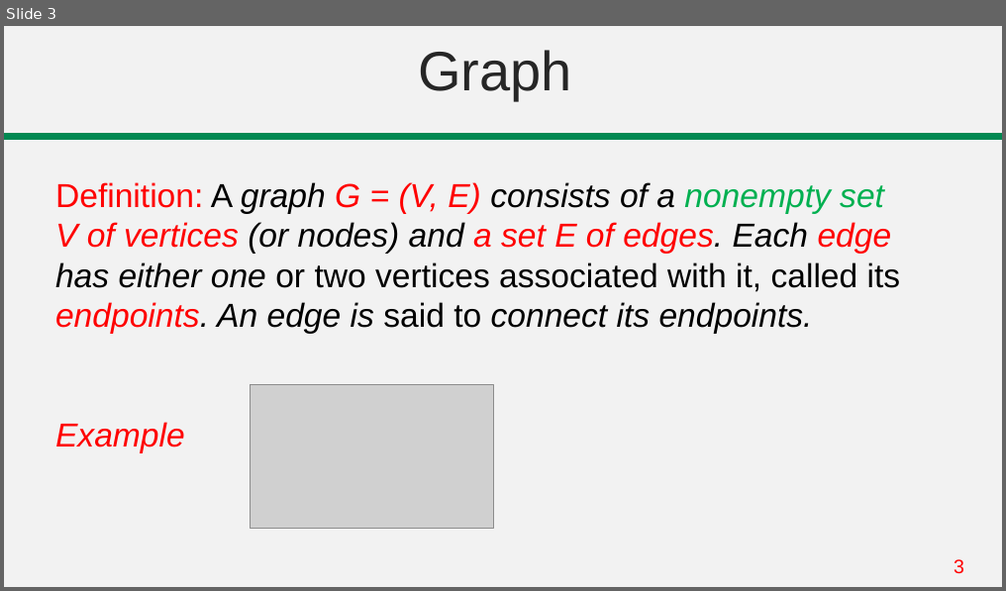
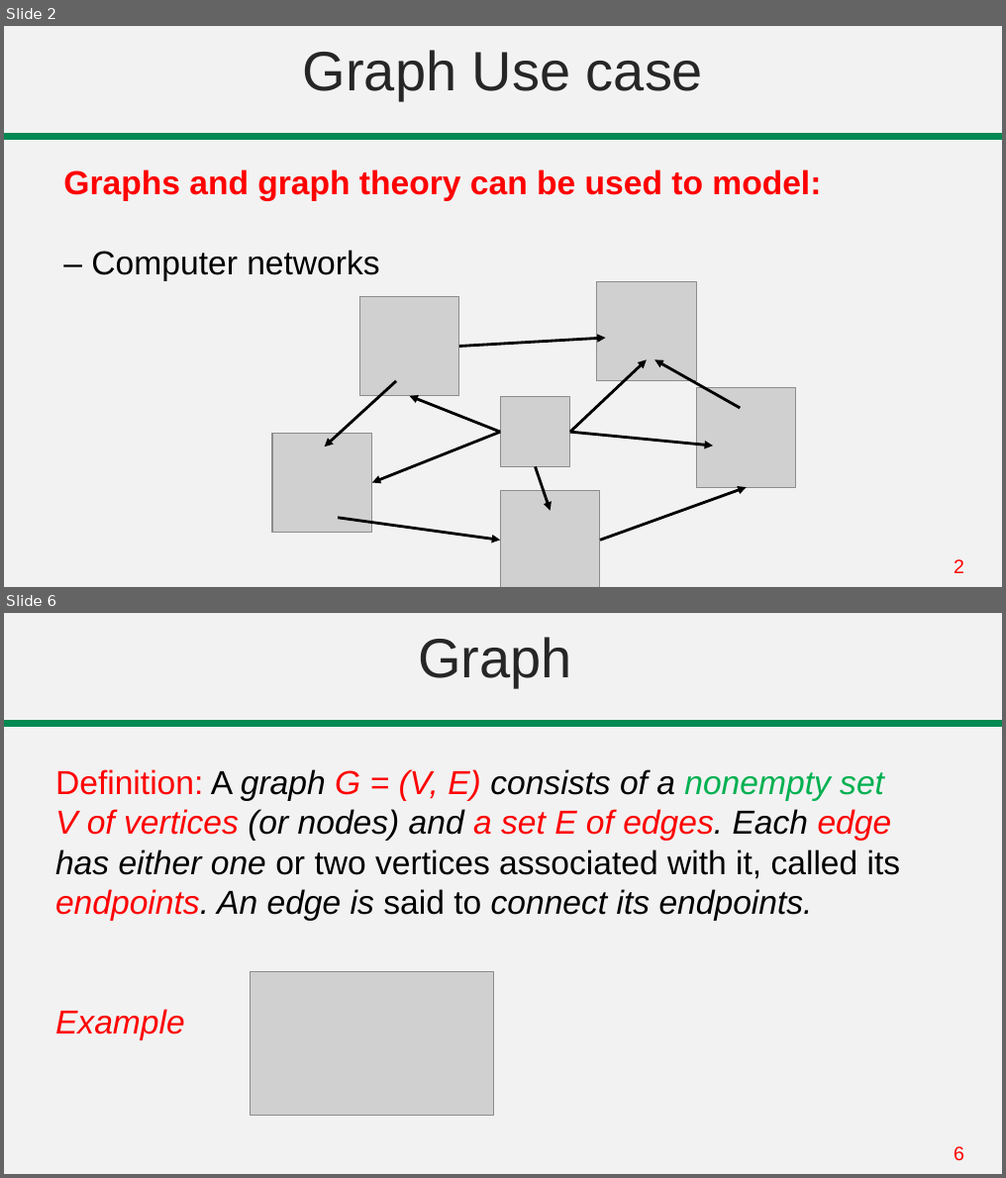
Before and after one commit to abrarhasan3/Green-Uni-All-Academic-Content, a slide deck: CSE 101 Discrete Mathematics/Lecture 26-30 Graph Tree.pptx. Shown one above the other, each under a label of ours: slide 3 before the commit, slides 2 and 6 after it; the slides between them are not shown. The pictures are 1006x591 and 1006x1178 pixels, drawn with LibreOffice and Linux fonts; fonts in the diff are those of the drawing; grey boxes stand for pictures. Boxes give left, top, right and bottom in pixels: in the first picture for what was removed or moved away, otherwise in the second. Text is boxed around its words. In the diff, an @@ line names an element or a change of style, - is before the commit and + after.

```diff
--- a/CSE 101 Discrete Mathematics/Lecture 26-30 Graph Tree.pptx
+++ b/CSE 101 Discrete Mathematics/Lecture 26-30 Graph Tree.pptx
@@ slide 2 added at box(4, 26, 1002, 587), background #F2F2F2; not listed: 2 template elements that a slide beside it also shows @@
@@ title added at box(303, 50, 703, 100), 40 pt, text #262626 @@
+Graph Use case
@@ text added at box(63, 170, 821, 281), 24 pt, text #FF0000, bold @@
+Graphs and graph theory can be used to model:
+– Computer networks
@@ picture added at box(597, 281, 697, 381) @@
@@ picture added at box(359, 296, 459, 396) @@
@@ arrow added from (459, 347) to (606, 339), #000000 2 pt @@
@@ arrow added from (396, 381) to (325, 447), #000000 2 pt @@
@@ arrow added from (570, 432) to (647, 361), #000000 2 pt @@
@@ arrow added from (740, 408) to (654, 361), #000000 2 pt @@
@@ arrow added from (500, 432) to (409, 396), #000000 2 pt @@
@@ picture added at box(500, 397, 570, 468) @@
@@ picture added at box(697, 388, 796, 488) @@
@@ picture added at box(272, 433, 372, 533) @@
@@ arrow added from (500, 432) to (372, 483), #000000 2 pt @@
@@ arrow added from (570, 432) to (713, 446), #000000 2 pt @@
@@ arrow added from (535, 468) to (549, 511), #000000 2 pt @@
@@ picture added at box(500, 490, 600, 587) @@
@@ arrow added from (600, 540) to (746, 488), #000000 2 pt @@
@@ arrow added from (338, 518) to (500, 540), #000000 2 pt @@
@@ what was slide 3 is now slide 6 @@
@@ page number at box(953, 1147, 964, 1161): text changed @@
-3
+6
```
Also in this commit, not shown: 2 slides changed, 2 other slides added.
